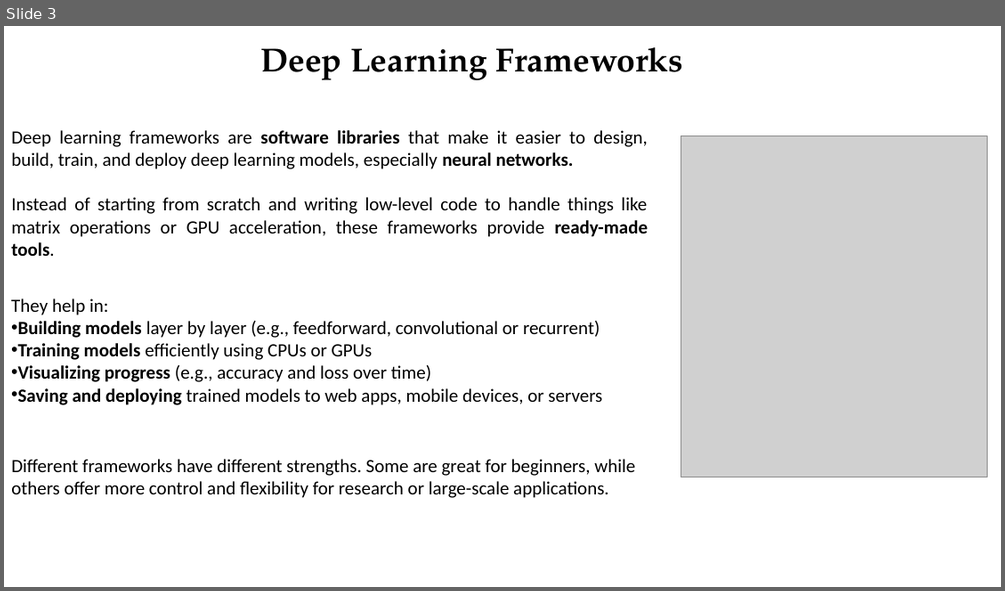
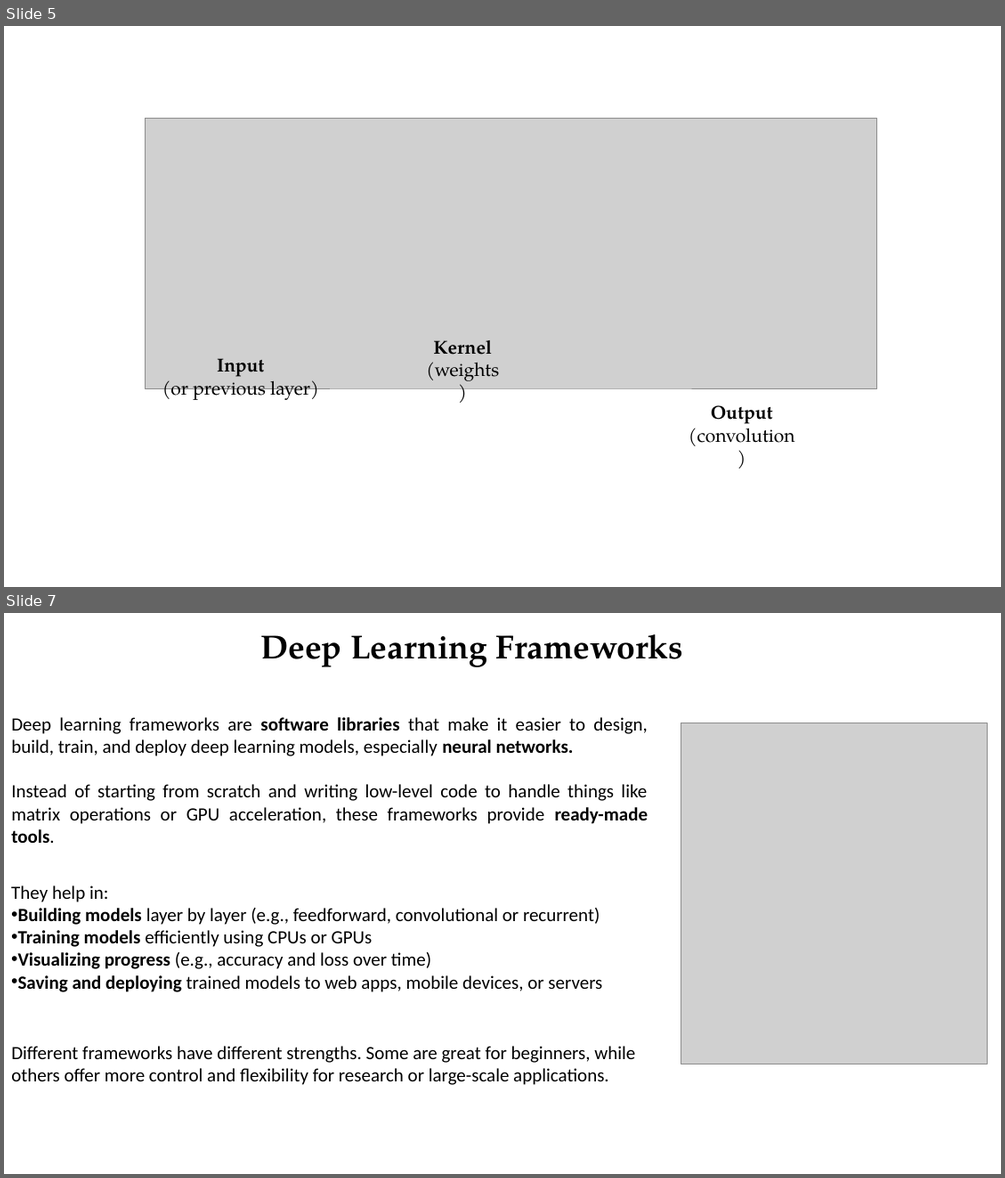
Before and after one commit to Nemenick/FCA_DeepNeuralNework-with-TensorFlow, a slide deck: _SNS_DeepNeuralNework with TensorFlow_lezione.pptx. Shown one above the other, each under a label of ours: slide 3 before the commit, slides 5 and 7 after it; the slides between them are not shown. The pictures are 1005x591 and 1005x1178 pixels, drawn with LibreOffice and Linux fonts; fonts in the diff are those of the drawing; grey boxes stand for pictures. Boxes give left, top, right and bottom in pixels: in the first picture for what was removed or moved away, otherwise in the second. Text is boxed around its words. In the diff, an @@ line names an element or a change of style, - is before the commit and + after.

```diff
--- a/_SNS_DeepNeuralNework with TensorFlow_lezione.pptx
+++ b/_SNS_DeepNeuralNework with TensorFlow_lezione.pptx
@@ slide 5 added at [4,26,1001,587], background #FFFFFF @@
@@ picture added at [145,118,877,388] @@
@@ text added at [426,340,499,381], 18 pt, text #000000 @@
+Kernel
+(weights)
@@ text added at [162,358,319,402], 18 pt, text #000000 @@
+Input
+(or previous layer)
@@ text added at [688,405,795,446], 18 pt, text #000000 @@
+Output
+(convolution)
@@ what was slide 3 is now slide 7 @@
```
Also in this commit, not shown: 4 slides changed, 2 other slides added, 1 slide removed, 2 other files.
